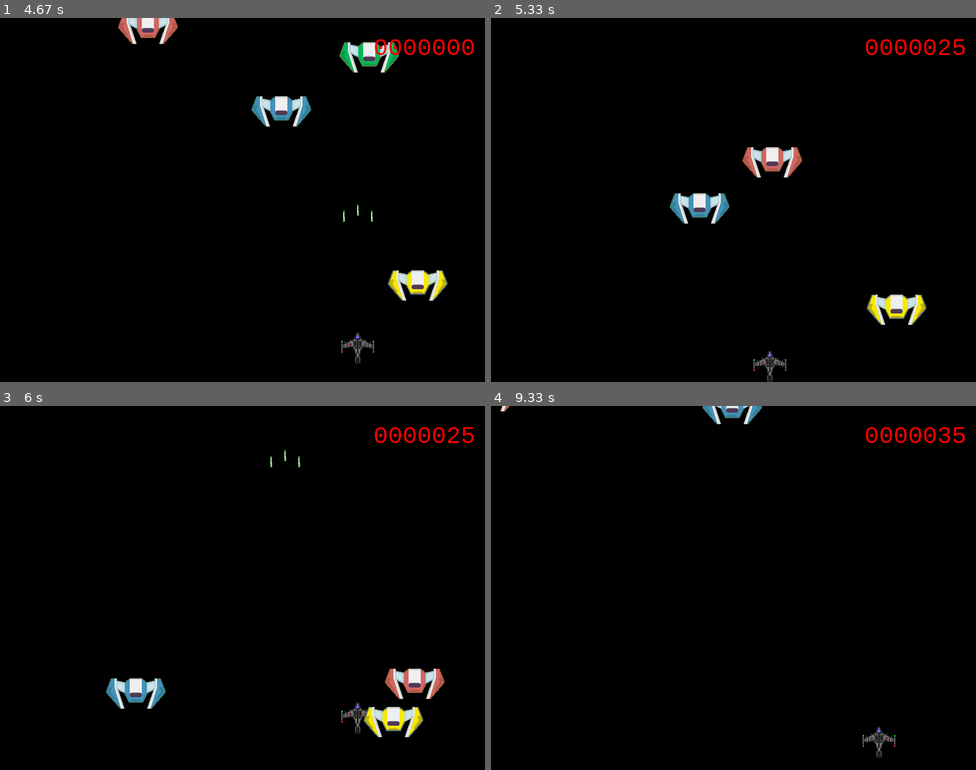
Above: before the commit, frames 1-4 (two rows, left to right).
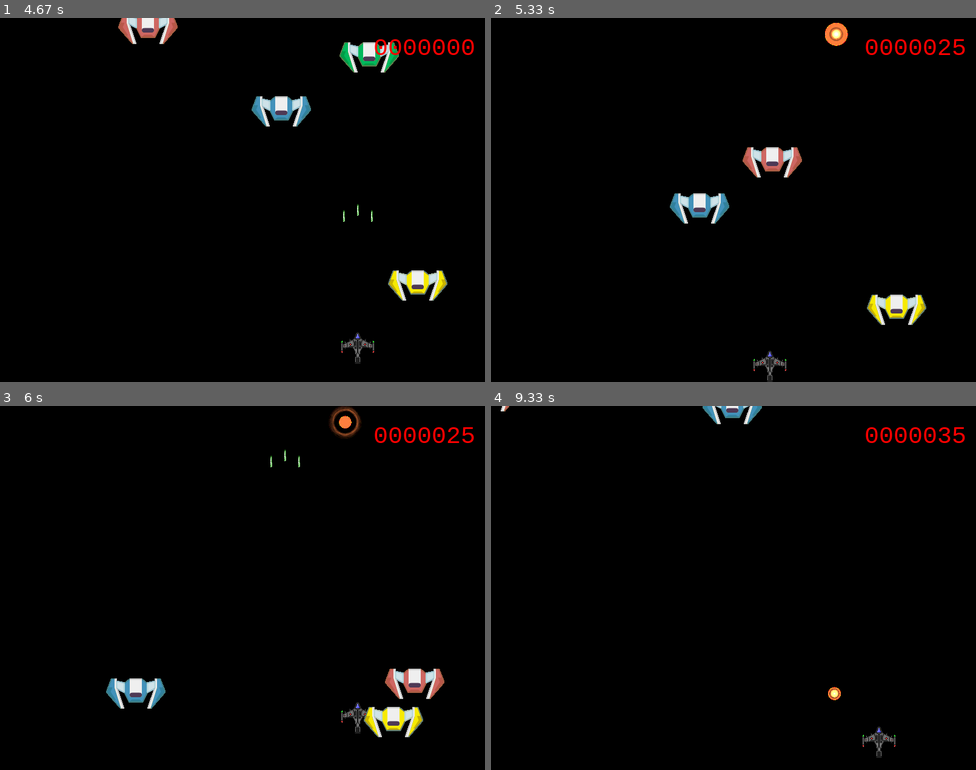
Above: after the commit, the same moments.

Repository: ValorianiO/Pygame-Curso
Game: pygame game, started from Juego2.py
Two runs of this game, one before a commit and one after it. Both use one fixed random seed, a clock stepped at 60 frames per second and the inputs below.
Inputs:
- Up to frame 1 (4.67 s): hold D 0.33-0.8 s; hold W 0.83-1.13 s; hold D 1.17-1.63 s; hold A 1.67-2.2 s; hold S 2.23-2.53 s; tap Space at 2.57, 2.97, 3.27, 3.4, 3.8, 4.1, 4.47 s; hold A 2.9-3.3 s; hold W 3.33-3.7 s; hold D 3.73-4.37 s; hold S from 4.4 s (still down)
- Up to frame 2 (5.33 s): release S at 4.77 s; hold A 4.8-5.27 s; tap Space at 4.87, 5.17 s; hold D from 5.3 s (still down)
- Up to frame 3 (6 s): tap Space at 5.37, 5.67, 5.87 s; release D at 5.77 s; hold W from 5.8 s (still down)
- Up to frame 4 (9.33 s): release W at 6.1 s; hold D 6.13-6.6 s; tap Space at 6.2, 6.5, 6.7, 7, 7.27, 7.6, 7.9, 8.03, 8.43, 8.73, 9.1 s; hold A 6.63-7.17 s; hold S 7.2-7.5 s; hold A 7.53-7.93 s; hold W 7.97-8.33 s; hold D 8.37-9 s; hold S from 9.03 s (still down)

Frame 1 is identical in both runs. In frame 2, 0.2% of the frame differs, in the area x 68-74%, y 1-8%; in frame 3, 0.3%, in the area x 67-75%, y 0-9%; in frame 4, less than 0.1%.

Commit message:
animaciones de sprites de explosiones

Diff:
--- a/Juego2.py
+++ b/Juego2.py
@@ -14,7 +14,7 @@
 carpeta_sonidos_ambiente = os.path.join(carpeta_sonidos, "ambiente")
 carpeta_sonidos_armas = os.path.join(carpeta_sonidos, "armas")
 carpeta_sonidos_explosiones = os.path.join(carpeta_sonidos, "explosiones")
-
+carpeta_imagenes_explosiones = os.path.join(carpeta_imagenes, "explosiones")
 
 
 ancho = 800
@@ -263,10 +263,56 @@
       self.rect.y = -self.rect.width
       self.velocidad_y = random.randrange(1,10)
 
+class Explosiones(pygame.sprite.Sprite):
+  def __init__(self, centro, dimensiones):
+    pygame.sprite.Sprite.__init__(self)
+    self.dimensiones = dimensiones
+    self.image = animacion_explosion1[self.dimensiones][0]
+    self.rect = self.image.get_rect()
+    self.rect.center = centro
+    self.fotograma = 0
+    self.frecuencia_fotograma = 35
+    self.actualizacion = pygame.time.get_ticks()
+
+  def update(self):
+    ahora = pygame.time.get_ticks()
+    if ahora - self.actualizacion > self.frecuencia_fotograma:
+      self.actualizacion = ahora
+      self.fotograma += 1
+      if self.fotograma == len(animacion_explosion1[self.dimensiones]):
+          self.kill()
+      else:
+        centro = self.rect.center
+        self.image = animacion_explosion1[self.dimensiones][self.fotograma]
+        self.rect = self.image.get_rect()
+        self.rect.center = centro
+
+
+
+
+
 pygame.init()
 pantalla = pygame.display.set_mode((ancho, alto))
 
 puntuacion = 0
+
+animacion_explosion1 = {'t1': [], 't2': [], 't3': [], 't4': []}
+
+for x in range(24):
+  archivo_explosiones = f'expl_01_{x:04d}.png'
+  imagenes = pygame.image.load(os.path.join(carpeta_imagenes_explosiones, archivo_explosiones)).convert()
+  imagenes.set_colorkey(negro)
+  imagenes_t1 = pygame.transform.scale(imagenes, (32, 32))
+  animacion_explosion1['t1'].append(imagenes_t1)
+  imagenes_t2 = pygame.transform.scale(imagenes, (64,64))
+  animacion_explosion1['t2'].append(imagenes_t2)
+  imagenes_t3 = pygame.transform.scale(imagenes, (128, 128))
+  animacion_explosion1['t3'].append(imagenes_t3)
+  imagenes_t4 = pygame.transform.scale(imagenes, (256, 256))
+  animacion_explosion1['t4'].append(imagenes_t4)
+
+
+
 
 def muestra_texto(pantalla, fuente, texto, color, dimensiones, x, y):
   tipo_letra = pygame.font.Font(fuente, dimensiones)
@@ -286,7 +332,9 @@
 enemigos_azules=pygame.sprite.Group()
 enemigos_rojos=pygame.sprite.Group()
 balas = pygame.sprite.Group()
+explosiones = pygame.sprite.Group()
 meteoritos = pygame.sprite.Group()
+
 
 
 jugador = Jugador()
@@ -311,6 +359,7 @@
   enemigos_rojos.update()
   balas.update()
   meteoritos.update()
+  explosiones.update()
 
   colision_disparos_amarillos = pygame.sprite.groupcollide(enemigos_amarillos, balas, True, True, pygame.sprite.collide_circle)
   colision_disparos_verdes = pygame.sprite.groupcollide(enemigos_verdes, balas, True, True, pygame.sprite.collide_circle)
@@ -320,18 +369,26 @@
   if colision_disparos_amarillos:
     puntuacion += 10
     explosiones_random[random.randrange(0,3)].play()
+    explosion = Explosiones(enemigo1.rect.center, 't1')
+    explosiones.add(explosion)
 
   if colision_disparos_verdes:
     puntuacion += 25
     explosiones_random[random.randrange(0,3)].play()
+    explosion = Explosiones(enemigo2.rect.center, 't2')
+    explosiones.add(explosion)
 
   if colision_disparos_azules:
     puntuacion += 50
     explosiones_random[random.randrange(0,3)].play()
+    explosion = Explosiones(enemigo3.rect.center, 't3')
+    explosiones.add(explosion)
 
   if colision_disparos_rojos:
     puntuacion += 100
     explosiones_random[random.randrange(0,3)].play()
+    explosion = Explosiones(enemigo4.rect.center, 't4')
+    explosiones.add(explosion)
 
   if not enemigos_amarillos and not enemigos_verdes and not enemigos_azules and not enemigos_rojos:
     enemigo1 = EnemigosAmarillos()
@@ -355,6 +412,7 @@
   enemigos_rojos.draw(pantalla)
   balas.draw(pantalla)
   meteoritos.draw(pantalla)
+  explosiones.draw(pantalla)
   muestra_texto(pantalla, consolas, str(puntuacion).zfill(7), rojo, 40,700, 50)
   pygame.display.flip()
 
Binary file added: imagenes/explosiones/expl_01_0000.png
Binary file added: imagenes/explosiones/expl_01_0001.png
Binary file added: imagenes/explosiones/expl_01_0002.png
Binary file added: imagenes/explosiones/expl_01_0003.png
Binary file added: imagenes/explosiones/expl_01_0004.png
Binary file added: imagenes/explosiones/expl_01_0005.png
Binary file added: imagenes/explosiones/expl_01_0006.png
Binary file added: imagenes/explosiones/expl_01_0007.png
Binary file added: imagenes/explosiones/expl_01_0008.png
Binary file added: imagenes/explosiones/expl_01_0009.png
Binary file added: imagenes/explosiones/expl_01_0010.png
Binary file added: imagenes/explosiones/expl_01_0011.png
(and 12 more such lines)
